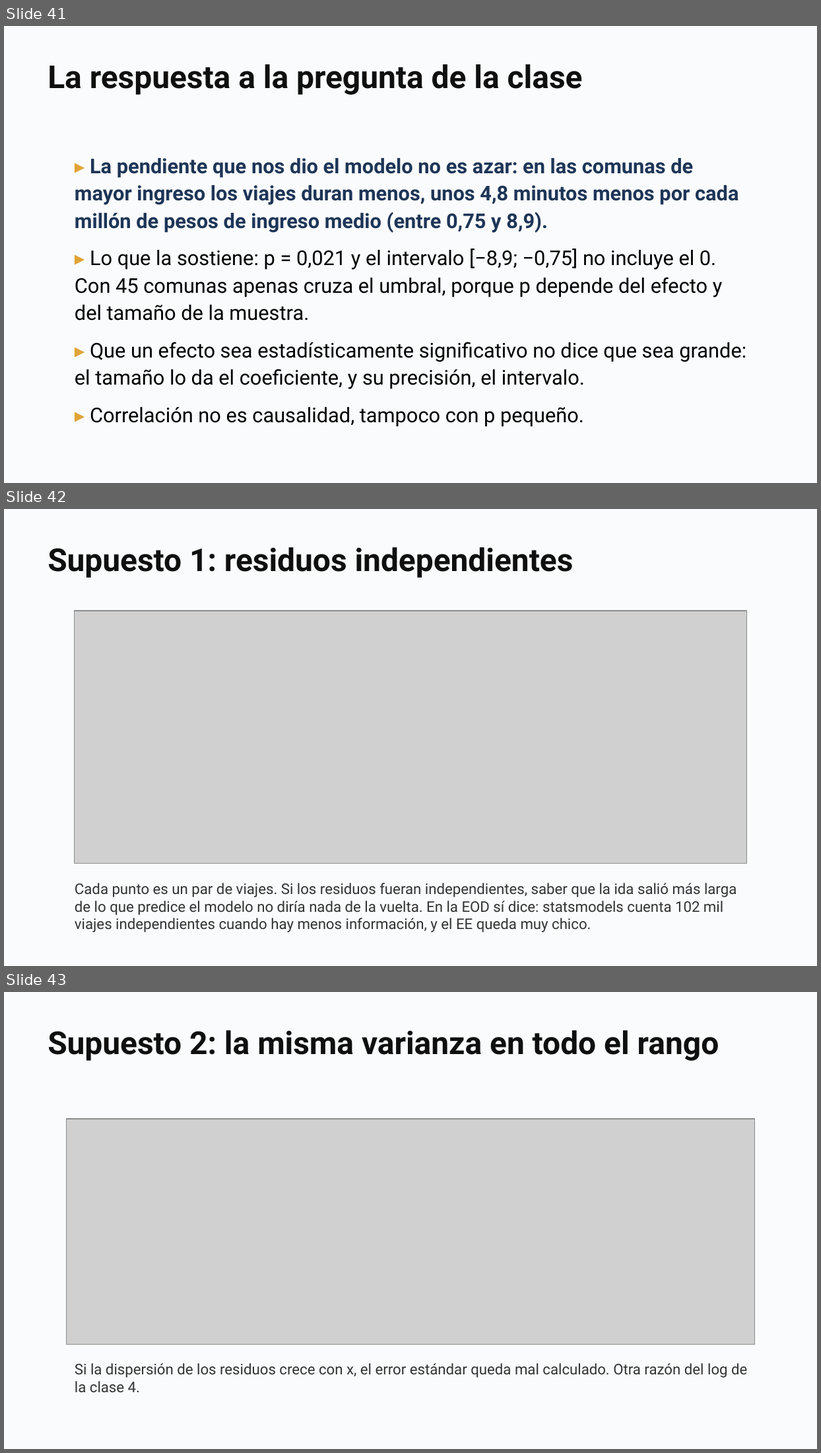
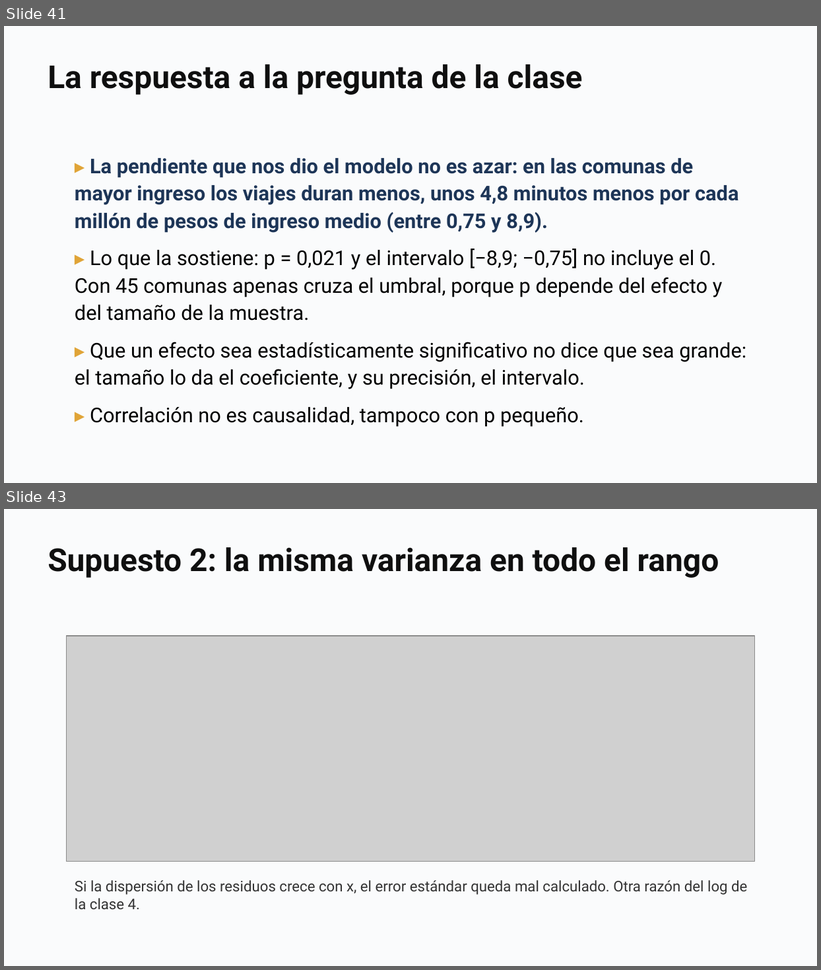
Before and after one commit to daniopitz/diplomado-cdd, a slide deck: presentaciones/clase05_probabilidad_inferencia.pptx. Shown one above the other, each under a label of ours: slides 41, 42 and 43 before the commit, slides 41 and 43 after it; the slides between them are not shown. The pictures are 821x1453 and 821x970 pixels, drawn with LibreOffice and Linux fonts; fonts in the diff are those of the drawing; grey boxes stand for pictures. Boxes give left, top, right and bottom in pixels: in the first picture for what was removed or moved away, otherwise in the second. Text is boxed around its words. In the diff, an @@ line names an element or a change of style, - is before the commit and + after.

```diff
--- a/presentaciones/clase05_probabilidad_inferencia.pptx
+++ b/presentaciones/clase05_probabilidad_inferencia.pptx
@@ slide 42 removed at (4,509,817,966), background #FFFFFF @@
@@ rectangle removed at (4,509,817,966) @@
@@ text removed at (48,547,574,578) @@
-Supuesto 1: residuos independientes
@@ picture removed at (74,611,746,863) @@
@@ text removed at (75,883,737,932) @@
-Cada punto es un par de viajes. Si los residuos fueran independientes, saber que la ida salió más larga de lo que predice el modelo no diría nada de la vuelta. En la EOD sí dice: statsmodels cuenta 102 mil viajes independientes cuando hay menos información, y el EE queda muy chico.
```
Also in this commit, not shown: 2 slides changed, 1 slide added, 8 other files.
